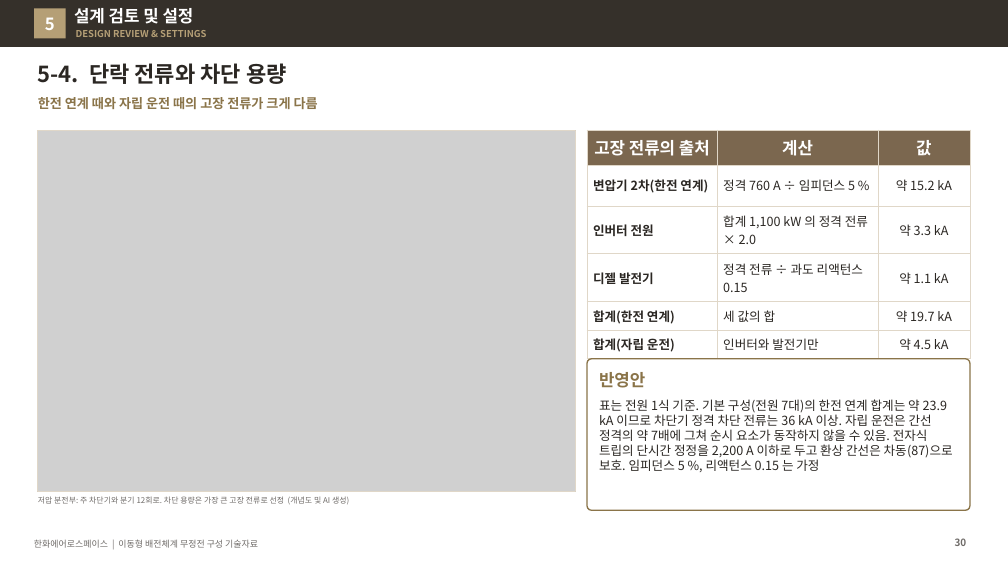
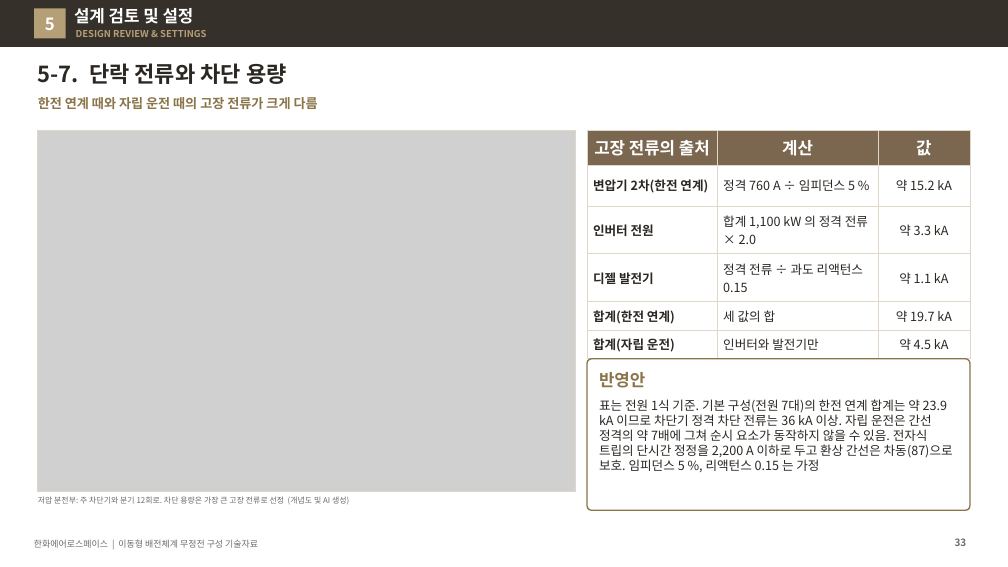
Before and after one commit to byunjd112-hue/headroom, a slide deck: slide 33 of mobile_ems/docs/out/IFPS_이동형배전체계_무정전구성_기술자료_Rev72.pptx (slide 30 before the commit). Drawn at 1008x567 pixels with LibreOffice and Linux fonts; fonts in the diff are those of the drawing; grey boxes stand for pictures. Boxes give left, top, right and bottom in pixels: in the first picture for what was removed or moved away, otherwise in the second. Text is boxed around its words. In the diff, an @@ line names an element or a change of style, - is before the commit and + after.

```diff
--- a/mobile_ems/docs/out/IFPS_이동형배전체계_무정전구성_기술자료_Rev72.pptx
+++ b/mobile_ems/docs/out/IFPS_이동형배전체계_무정전구성_기술자료_Rev72.pptx
@@ title at (38, 63, 287, 84): text changed @@
-5-4. 단락 전류와 차단 용량
+5-7. 단락 전류와 차단 용량
@@ page number at (955, 538, 967, 546): text changed @@
-30
+33
```
Also in this commit, not shown: 21 other slides changed, 6 slides added, 6 other files.
